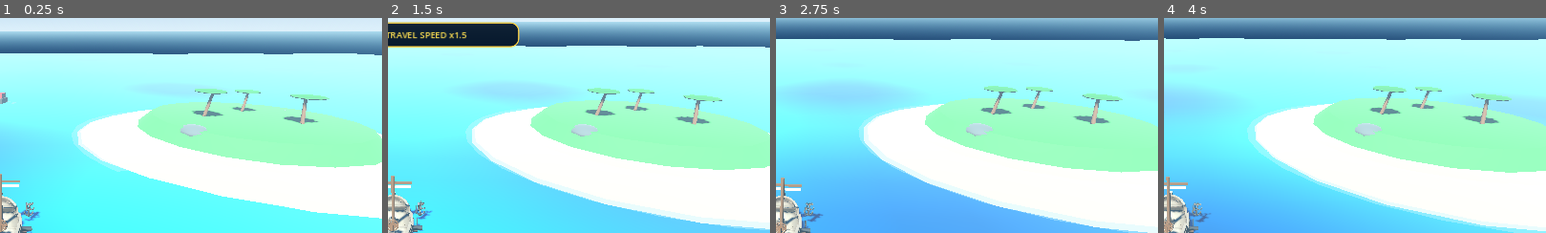
Above: before the commit, frames 1-4 (left to right).
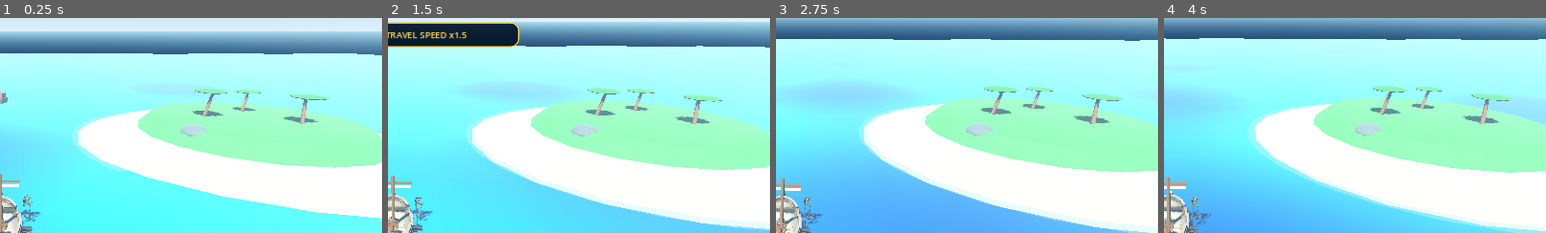
Above: after the commit, the same moments.

Repository: za99405com-ui/Pirate-Seasonline
Game: Godot game, scene res://scenes/world/world.tscn
Two runs of this game, one before a commit and one after it. Both use one fixed random seed, a clock stepped at 60 frames per second and the inputs below.
Inputs:
- Up to frame 1 (0.25 s): no input
- Up to frame 2 (1.5 s): click "UPGRADE 75 G" at 0.5 s; click "UPGRADE 120 G" at 1.25 s
- Up to frame 3 (2.75 s): click "UPGRADE 180 G" at 2 s
- Up to frame 4 (4 s): click "UPGRADE 250 G" at 2.75 s; click "UPGRADE 340 G" at 3.5 s
The pictures show only the part of the screen within x 50-100%, y 11-61%; the shares and areas given below are measured in that part.

The runs differ from the first frame. In frame 1, 0.2% of the frame differs, in the area x 6-11%, y 82-96%; in frame 2, 0.2%; in frame 3, 0.2%; in frame 4, 0.2%.

Commit message:
Make anchor stow beside hull, cast into sea, and render curved flexible rope

Diff:
--- a/godot_game/scripts/player/anchor_rig.gd
+++ b/godot_game/scripts/player/anchor_rig.gd
@@ -1,25 +1,31 @@
 class_name AnchorRig
 extends Node3D
-## Modular starboard anchor. The world anchor and rope are NOT children of the
-## ship's moving transform: top_level nodes preserve the seabed pivot.
-## Coordinate convention: ship bow = -Z, starboard = +X, water = Y 0.
+## Rigid anchor + fixed bracket + curved procedural rope. The anchor model lives
+## in WORLD space, allowing the hull to drift and then swing around the seabed pin.
+## Coordinates: +X starboard, -Z bow, Y=0 average waterline.
 
 enum State { RAISED, LOWERING, SET, RAISING }
 
 @export var anchor_model_path: String = "res://assets/models/Anchor_Mobile_2048.glb"
 @export var holder_model_path: String = "res://assets/models/Anchor_Holder_Mobile_2048.glb"
-@export var mount_offset: Vector3 = Vector3(2.35, 1.08, -1.45)
+@export var mount_offset: Vector3 = Vector3(2.12, 1.58, -1.38)
 @export var sea_floor_y: float = -3.5
-@export var lowering_speed: float = 2.3
-@export var raising_speed: float = 2.6
+@export var lowering_speed: float = 2.6
+@export var raising_speed: float = 3.2
+@export var initial_rope_slack: float = 1.6
 
 var state: State = State.RAISED
 var seabed_point: Vector3 = Vector3.ZERO
-var _anchor_position: Vector3 = Vector3.ZERO
+var rope_reach: float = 5.0
+var _anchor_position: Vector3 = Vector3.ZERO  # Anchor ring, NOT anchor center
 var _holder: Node3D
 var _anchor: Node3D
 var _rope: MeshInstance3D
 var _ship: Node3D
+var _rope_material: StandardMaterial3D
+var _rope_refresh: int = 0
+var _splash_life: float = 0.0
+var _splash: MeshInstance3D
 
 func _ready() -> void:
 	_ship = get_parent() as Node3D
@@ -27,44 +33,76 @@
 	_holder.name = "StarboardAnchorHolder"
 	_holder.position = mount_offset
 	add_child(_holder)
-	if not _try_load_asset(_holder, holder_model_path, 0.95):
+	if not _try_load_asset(_holder, holder_model_path, 1.0):
 		_fallback_holder(_holder)
+	# Orient holder's hook toward open water, not inside the hull.
+	_holder.rotation.y = -0.18
 
 	_anchor = Node3D.new()
 	_anchor.name = "WorldAnchor"
 	add_child(_anchor)
 	_anchor.top_level = true
-	if not _try_load_asset(_anchor, anchor_model_path, 1.12):
+	if not _try_load_asset(_anchor, anchor_model_path, 1.18):
 		_fallback_anchor(_anchor)
+	else:
+		# Imported anchor local origin is below its top ring. Put its ring at
+		# WorldAnchor's pivot so the rope really attaches to the metal eye.
+		var model: Node3D = _anchor.get_child(0) as Node3D
+		model.position.y = -1.18
 
 	_rope = MeshInstance3D.new()
-	_rope.name = "DynamicRope"
-	var rope_mesh := CylinderMesh.new()
-	rope_mesh.top_radius = 0.042
-	rope_mesh.bottom_radius = 0.042
-	rope_mesh.height = 1.0
-	rope_mesh.radial_segments = 8
-	_rope.mesh = rope_mesh
-	_rope.material_override = _material(Color(0.52, 0.38, 0.22), false)
+	_rope.name = "CurvedAnchorRope"
 	add_child(_rope)
 	_rope.top_level = true
+	_rope_material = _material(Color(0.38, 0.29, 0.17), false)
+	_rope_material.cull_mode = BaseMaterial3D.CULL_DISABLED
+	_rope.material_override = _rope_material
+	_rope.cast_shadow = GeometryInstance3D.SHADOW_CASTING_SETTING_OFF
+
+	_splash = MeshInstance3D.new()
+	_splash.name = "AnchorEntryRipple"
+	var torus := TorusMesh.new()
+	torus.inner_radius = 0.18
+	torus.outer_radius = 0.24
+	torus.rings = 12
+	torus.ring_segments = 16
+	_splash.mesh = torus
+	var splash_material := _material(Color(0.68, 0.91, 0.95, 0.7), false)
+	splash_material.shading_mode = BaseMaterial3D.SHADING_MODE_UNSHADED
+	splash_material.transparency = BaseMaterial3D.TRANSPARENCY_ALPHA
+	_splash.material_override = splash_material
+	add_child(_splash)
+	_splash.top_level = true
+	_splash.visible = false
 	call_deferred("_reset_visuals")
+
+func _stowed_ring() -> Vector3:
+	# Ring is next to the side bracket, with anchor hanging DOWN, beside the hull.
+	return _attachment_position() + _ship.global_basis * Vector3(0.28, -0.17, 0.0)
 
 func _reset_visuals() -> void:
 	if not is_instance_valid(_ship):
 		return
-	_anchor_position = _attachment_position() - Vector3(0.0, 0.55, 0.0)
+	_anchor_position = _stowed_ring()
 	_anchor.global_position = _anchor_position
+	_rope_refresh = 0
 	_update_rope()
 
 func toggle() -> void:
 	if state == State.RAISED or state == State.RAISING:
-		seabed_point = _attachment_position()
+		var start: Vector3 = _stowed_ring()
+		_anchor_position = _anchor.global_position
+		# The anchor is cast a SHORT distance toward the ship's heading as it
+		# drops; the seabed point stays in world space after the cast.
+		var launch: float = 0.0
+		if "current_forward_speed" in _ship:
+			launch = clampf(float(_ship.current_forward_speed) * 0.26, 0.0, 2.5)
+		seabed_point = start + (-_ship.global_basis.z * launch)
 		seabed_point.y = sea_floor_y
-		_anchor_position = _anchor.global_position
 		state = State.LOWERING
 	else:
 		state = State.RAISING
+	_splash.visible = false
 
 func reset_anchor() -> void:
 	state = State.RAISED
@@ -79,39 +117,99 @@
 func get_pivot() -> Vector3:
 	return seabed_point
 
+func get_rope_reach() -> float:
+	return rope_reach
+
 func update_anchor(delta: float) -> void:
 	if not is_instance_valid(_anchor):
 		return
-	var stowed: Vector3 = _attachment_position() - Vector3(0.0, 0.55, 0.0)
+	var stowed: Vector3 = _stowed_ring()
 	match state:
 		State.RAISED:
 			_anchor_position = stowed
 		State.LOWERING:
-			_anchor_position = _anchor_position.move_toward(seabed_point, lowering_speed * delta)
-			if _anchor_position.distance_to(seabed_point) < 0.025:
-				_anchor_position = seabed_point
+			var previous_y: float = _anchor_position.y
+			_anchor_position.y = move_toward(_anchor_position.y, sea_floor_y + 0.18, lowering_speed * delta)
+			var horizontal_target := Vector3(seabed_point.x, _anchor_position.y, seabed_point.z)
+			_anchor_position = _anchor_position.lerp(horizontal_target, minf(1.0, delta * 1.35))
+			if previous_y > -0.05 and _anchor_position.y <= -0.05:
+				_splash_life = 0.65
+				_splash.visible = true
+				_splash.global_position = Vector3(_anchor_position.x, -0.09, _anchor_position.z)
+			if _anchor_position.y <= sea_floor_y + 0.19:
+				_anchor_position = seabed_point + Vector3(0, 0.18, 0)
 				state = State.SET
+				# Extra payout allows the vessel to drift slightly before it
+				# feels the line go taut and then settles.
+				var offset: Vector3 = _ship.global_position - seabed_point
+				rope_reach = Vector2(offset.x, offset.z).length() + initial_rope_slack
 		State.SET:
-			_anchor_position = seabed_point
+			_anchor_position = seabed_point + Vector3(0, 0.18, 0)
 		State.RAISING:
 			_anchor_position = _anchor_position.move_toward(stowed, raising_speed * delta)
-			if _anchor_position.distance_to(stowed) < 0.03:
+			if _anchor_position.distance_to(stowed) <= 0.035:
 				_anchor_position = stowed
 				state = State.RAISED
 	_anchor.global_position = _anchor_position
-	_update_rope()
+	_rope_refresh += 1
+	if _rope_refresh % 2 == 0 or state == State.RAISED:
+		_update_rope()
+	if _splash_life > 0.0:
+		_splash_life -= delta
+		_splash.scale = Vector3.ONE * lerpf(2.0, 0.8, clampf(_splash_life / 0.65, 0.0, 1.0))
+		if _splash_life <= 0.0:
+			_splash.visible = false
 
 func _attachment_position() -> Vector3:
 	return _ship.to_global(mount_offset) if is_instance_valid(_ship) else Vector3.ZERO
 
 func _update_rope() -> void:
-	var from_point: Vector3 = _attachment_position()
-	var to_point: Vector3 = _anchor_position + Vector3(0.0, 0.44, 0.0)
-	var offset: Vector3 = to_point - from_point
-	var length: float = maxf(offset.length(), 0.01)
-	_rope.global_position = (from_point + to_point) * 0.5
-	_rope.global_basis = Basis(Quaternion(Vector3.UP, offset.normalized()))
-	_rope.scale = Vector3(1.0, length, 1.0)
+	if not is_instance_valid(_rope):
+		return
+	var start: Vector3 = _attachment_position() + _ship.global_basis * Vector3(0.26, 0.16, 0)
+	var finish: Vector3 = _anchor_position
+	var straight: float = start.distance_to(finish)
+	# The rope pays out from the starboard hook; a gentle catenary-like sag
+	# replaces the previous laser-straight, vertical cylinder.
+	var droop: float = clampf(straight * 0.095, 0.08, 0.72)
+	if state == State.RAISED:
+		droop = 0.05
+	var sideways := _ship.global_basis.x * minf(straight * 0.12, 0.35)
+	var middle: Vector3 = (start + finish) * 0.5 + sideways - Vector3.UP * droop
+	var result := SurfaceTool.new()
+	result.begin(Mesh.PRIMITIVE_TRIANGLES)
+	var sides: int = 6
+	var segments: int = 12
+	var radius: float = 0.035
+	for step in range(segments):
+		var t0: float = float(step) / float(segments)
+		var t1: float = float(step + 1) / float(segments)
+		var a: Vector3 = _bezier(start, middle, finish, t0)
+		var b: Vector3 = _bezier(start, middle, finish, t1)
+		var direction: Vector3 = (b - a).normalized()
+		var across: Vector3 = direction.cross(Vector3.UP)
+		if across.length_squared() < 0.01:
+			across = direction.cross(Vector3.FORWARD)
+		across = across.normalized()
+		var second: Vector3 = direction.cross(across).normalized()
+		for side in range(sides):
+			var angle0: float = TAU * float(side) / float(sides)
+			var angle1: float = TAU * float(side + 1) / float(sides)
+			var off0: Vector3 = (across * cos(angle0) + second * sin(angle0)) * radius
+			var off1: Vector3 = (across * cos(angle1) + second * sin(angle1)) * radius
+			result.add_vertex(a + off0)
+			result.add_vertex(b + off0)
+			result.add_vertex(a + off1)
+			result.add_vertex(a + off1)
+			result.add_vertex(b + off0)
+			result.add_vertex(b + off1)
+	result.generate_normals()
+	_rope.mesh = result.commit()
+	_rope.global_transform = Transform3D.IDENTITY
+
+func _bezier(a: Vector3, b: Vector3, c: Vector3, t: float) -> Vector3:
+	var u: float = 1.0 - t
+	return a * u * u + b * 2.0 * t * u + c * t * t
 
 func _try_load_asset(parent: Node3D, path: String, target_span: float) -> bool:
 	if not ResourceLoader.exists(path):
